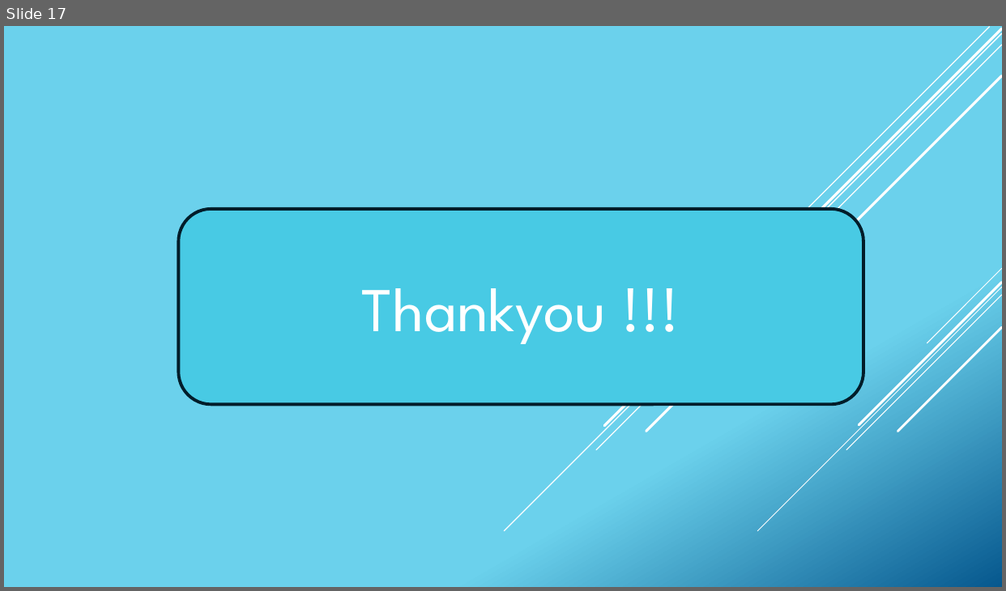
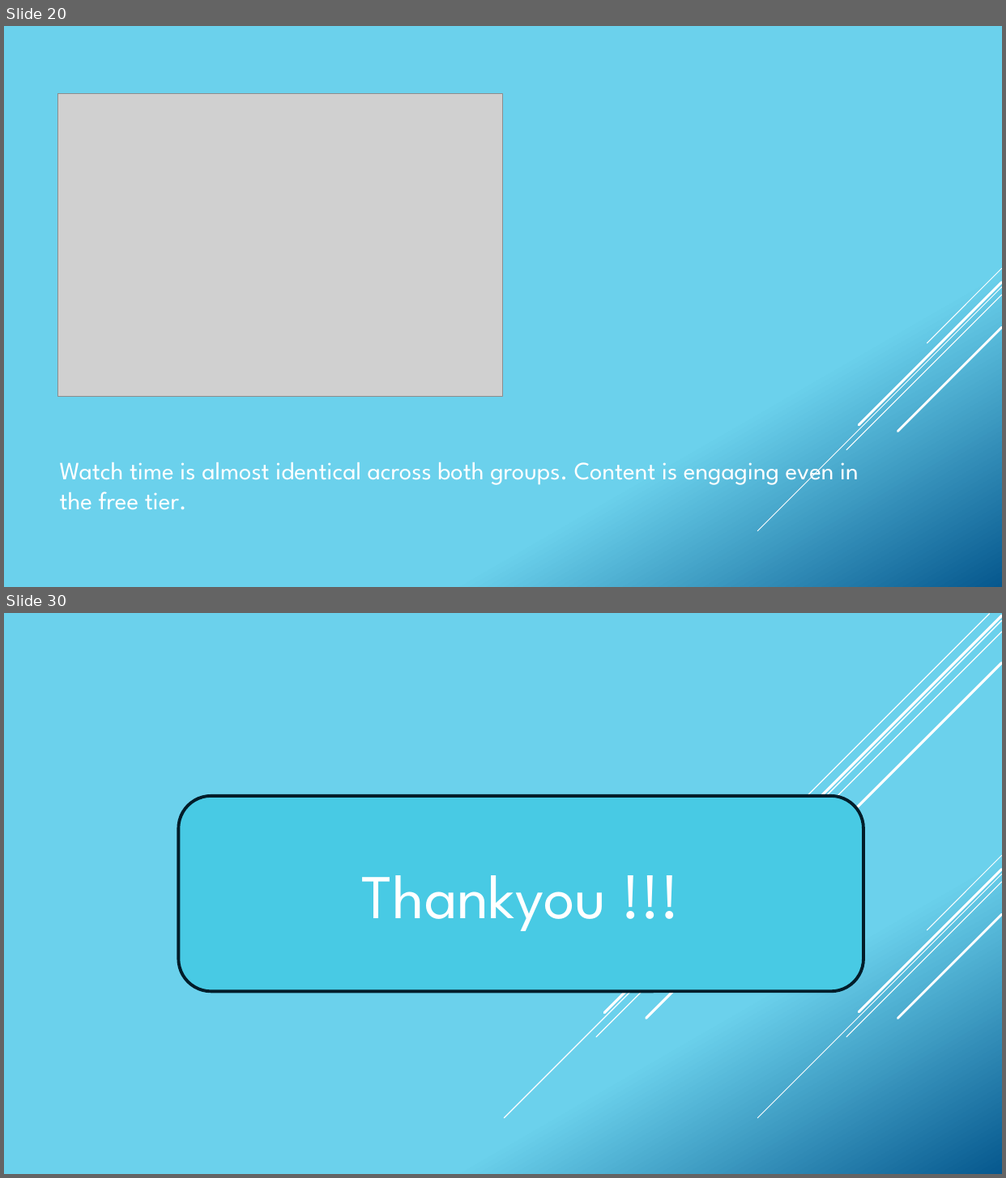
Before and after one commit to fivelidz/data-analytics-project, a slide deck: presentation/Presentation_Laura.pptx. Shown one above the other, each under a label of ours: slide 17 before the commit, slides 20 and 30 after it; the slides between them are not shown. The pictures are 1006x591 and 1006x1178 pixels, drawn with LibreOffice and Linux fonts; fonts in the diff are those of the drawing; grey boxes stand for pictures. Boxes give left, top, right and bottom in pixels: in the first picture for what was removed or moved away, otherwise in the second. Text is boxed around its words. In the diff, an @@ line names an element or a change of style, - is before the commit and + after.

```diff
--- a/presentation/Presentation_Laura.pptx
+++ b/presentation/Presentation_Laura.pptx
@@ slide 20 added at (4,26,1002,587), background gradient #6ED2EB to #06588E; not listed: 5 template elements that a slide beside it also shows @@
@@ picture added at (58,93,503,396) @@
@@ text added at (60,454,859,510), 24 pt, text #FFFFFF @@
+Watch time is almost identical across both groups. Content is engaging even in the free tier.
@@ what was slide 17 is now slide 30 @@
```
Also in this commit, not shown: 12 other slides added, 2 other files.
